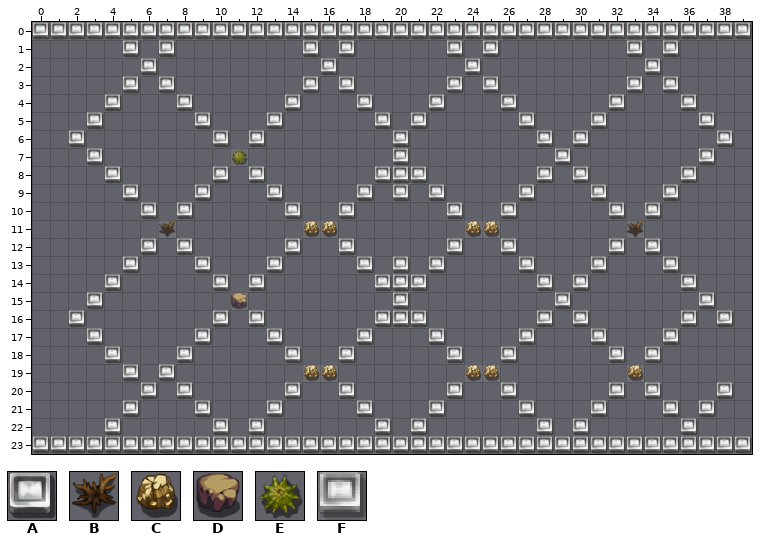
Tiled map, stored at Resources/map/map2.tmx. Above, as it was before the edit.
Cells are 60x60 px. Shown: x 0..39, y 0..23. Not drawn, because the pictures are missing: unchanged layer "ground".
Key: from "0": A 1, B 2, C 4, D 18, E 27; from "collidable": F 0.
_ is an empty cell.
Layer "breakable0" before, first column x 0:
 0 ________________________________________
 1 ________________________________________
 2 ________________________________________
 3 ________________________________________
 4 ________________________________________
 5 ________________________________________
 6 ________________________________________
 7 ___________E____________________________
 8 ________________________________________
 9 ________________________________________
10 ________________________________________
11 _______B_______CC_______CC_______B______
12 ________________________________________
13 ________________________________________
14 ________________________________________
15 ___________D____________________________
16 ________________________________________
17 ________________________________________
18 ________________________________________
19 _______________CC_______CC_______C______
20 ________________________________________
21 ________________________________________
22 ________________________________________
23 ________________________________________
Layer "breakable1" before, first column x 0:
 0 AAAAAAAAAAAAAAAAAAAAAAAAAAAAAAAAAAAAAAAA
 1 _____A_A_______A_A_____A_A_______A_A____
 2 ______A_________A_______A_________A_____
 3 _____A_A_______A_A_____A_A_______A_A____
 4 ____A___A_____A___A___A___A_____A___A___
 5 ___A_____A___A_____A_A_____A___A_____A__
 6 __A_______A_A_______A_______A_A_______A_
 7 ___A________________A________A_______A__
 8 ____A_____A_A______AAA______A_A_____A___
 9 _____A___A___A____A_A_A____A___A___A____
10 ______A_A_____A__A_____A__A_____A_A_____
11 ________________________________________
12 ______A_A_____A__A_____A__A_____A_A_____
13 _____A___A___A____A_A_A____A___A___A____
14 ____A_____A_A______AAA______A_A_____A___
15 ___A________________A________A_______A__
16 __A_______A_A______AAA______A_A_____A_A_
17 ___A_____A___A____A___A____A___A___A____
18 ____A___A_____A__A_____A__A_____A_A_____
19 _____A_A________________________________
20 ______A_A_____A__A_____A__A_____A_A___A_
21 _____A___A___A____A___A____A___A___A_A__
22 ____A_____A_A______A_A______A_A_____A___
23 AAAAAAAAAAAAAAAAAAAAAAAAAAAAAAAAAAAAAAAA
Layer "collidable" before, first column x 0:
 0 FFFFFFFFFFFFFFFFFFFFFFFFFFFFFFFFFFFFFFFF
 1 _____F_F_______F_F_____F_F_______F_F____
 2 ______F_________F_______F_________F_____
 3 _____F_F_______F_F_____F_F_______F_F____
 4 ____F___F_____F___F___F___F_____F___F___
 5 ___F_____F___F_____F_F_____F___F_____F__
 6 __F_______F_F_______F_______F_F_______F_
 7 ___F_______F________F________F_______F__
 8 ____F_____F_F______FFF______F_F_____F___
 9 _____F___F___F____F_F_F____F___F___F____
10 ______F_F_____F__F_____F__F_____F_F_____
11 _______F_______FF_______FF_______F______
12 ______F_F_____F__F_____F__F_____F_F_____
13 _____F___F___F____F_F_F____F___F___F____
14 ____F_____F_F______FFF______F_F_____F___
15 ___F_______F________F________F_______F__
16 __F_______F_F______FFF______F_F_____F_F_
17 ___F_____F___F____F___F____F___F___F____
18 ____F___F_____F__F_____F__F_____F_F_____
19 _____F_F_______FF_______FF_______F______
20 ______F_F_____F__F_____F__F_____F_F___F_
21 _____F___F___F____F___F____F___F___F_F__
22 ____F_____F_F______F_F______F_F_____F___
23 FFFFFFFFFFFFFFFFFFFFFFFFFFFFFFFFFFFFFFFF
Once edited:
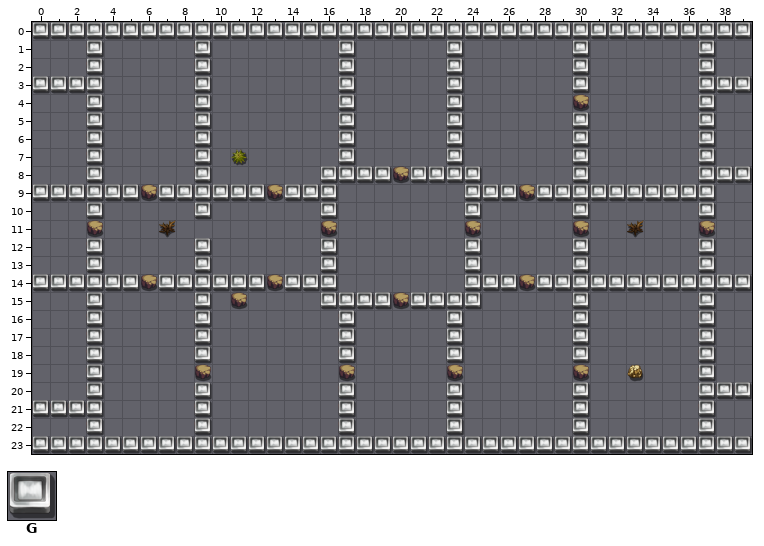
Further tiles: from "0": G 9.
See-through tiles are keyed as they look on the map.
Diff:
Changed rows in their new state; . is an unchanged cell.
layer "collidable" opacity 9% -> 0%
Layer "breakable0":
first column x 30:
 4 D
first column x 3:
 8 .................D.................
 9 ...D......D.............D..........
11 D..........._D.......D_....D......D
14 ...D......D.............D..........
15 .................D.................
first column x 9:
19 D.....__D.....D__....D
Layer "breakable1":
first column x 0:
 1 ...A._._.A....._........._....G.._._.A..
 2 ...A.._..A......_A.....G_.....G..._..A..
 3 AAAA._._.A....._........._....G.._._.AAA
 4 ...A_..._A...._..A_..._G.._....._..._A..
 5 ............._...A._._.G..._..G_........
 6 .._A.....A_._....A.._..G...._........A_.
 7 .........A.......A.._..G....._G.........
 8 ...A_....A_._...GAA._.AGG..._......._AAA
 9 AAAAA..AA.AAA_AAG._._._.GAA_AAG.AAA.AA..
10 ...A.._._A...._.G_....._G._...G._._..A..
12 ...A.._._A...._.G_....._G._...G._._..A..
13 ...A._......._..G._._._.G.._..G_..._.A..
14 AAAA.A.AAA.A..AAG..___..GAA..A.AAAAA.AAA
15 .........A......GAAA_AAGG...._G.........
16 .._A.....A_._....A.___.G...._......._A_.
17 ............._...A_..._G..._..G_..._.A..
18 ...A_..._A...._..........._...G._._..A..
19 ...A._._.............................A..
20 ...A.._._A...._..........._...G._._..A.A
21 AAAA._......._...A_..._G..._..G_..._....
22 ...A_....A_._....A._._.G...._......._A..
Layer "collidable":
first column x 0:
 1 ...F._._.F....._........._....F.._._.F..
 2 ...F.._..F......_F.....F_.....F..._..F..
 3 FFFF._._.F....._........._....F.._._.FFF
 4 ...F_..._F...._..F_..._F.._...F._..._F..
 5 ............._...F._._.F..._..F_........
 6 .._F.....F_._....F.._..F...._........F_.
 7 .........F.......F.._..F....._F.........
 8 ...F_....F_._...FFF...FFF..._......._FFF
 9 FFFFF.FFF.FFF.FFF._._._.FFF.FFF.FFF.FF..
10 ...F.._._F...._.F_....._F._...F._._..F..
11 ...F..........._........._....F......F..
12 ...F.._._F...._.F_....._F._...F._._..F..
13 ...F._......._..F._._._.F.._..F_..._.F..
14 FFFF.FFFFF.F.FFFF..___..FFFF.F.FFFFF.FFF
15 .........F......FFFF.FFFF...._F.........
16 .._F.....F_._....F.___.F...._......._F_.
17 ............._...F_..._F..._..F_..._.F..
18 ...F_..._F...._..........._...F._._..F..
19 ...F._._.F.....__F.....F__....F......F..
20 ...F.._._F...._..........._...F._._..F.F
21 FFFF._......._...F_..._F..._..F_..._....
22 ...F_....F_._....F._._.F...._......._F..
